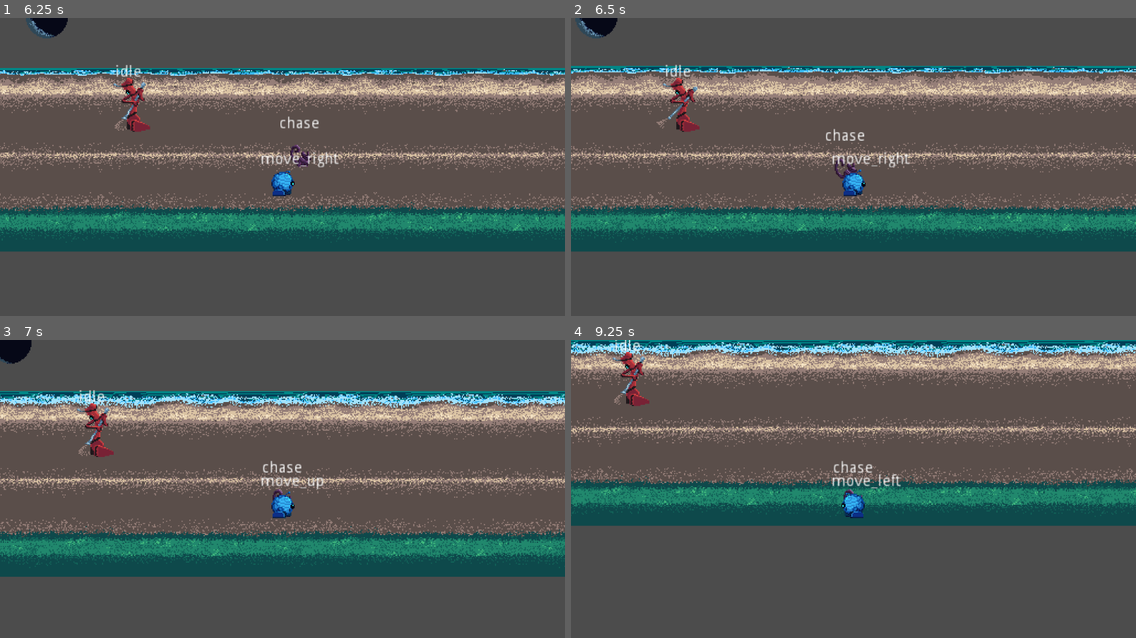
Above: before the commit, frames 1-4 (two rows, left to right).
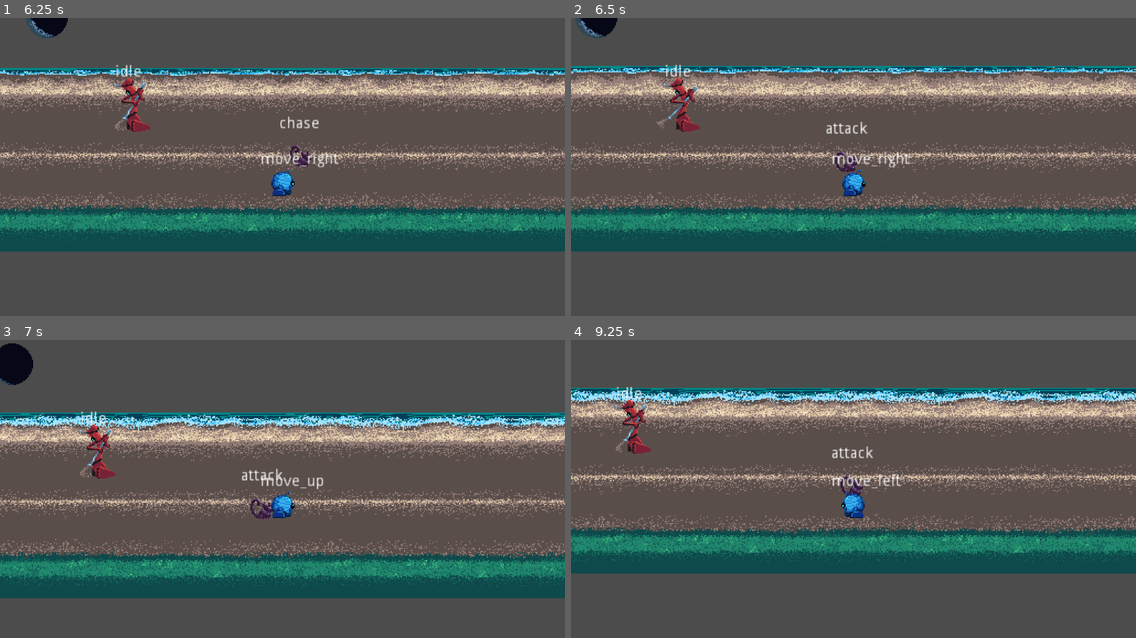
Above: after the commit, the same moments.

Repository: GeekzGamingz/Myunjoule
Game: Godot game, scene res://source/Levels/Level_Debug.tscn
The game is run twice, just before and just after one commit, with the same random seed, the same clock (stepped at 60 frames per second) and the same inputs.
Inputs:
- Up to frame 1 (6.25 s): hold D (move_right) 0.53-1.28 s; hold E (activate) 0.53-1.28 s; hold S (move_backward) 1.28-2.03 s; tap E (activate) every 1.5 s from 1.35 to 5.85 s; hold D (move_right) 2.03-2.78 s; hold E (activate) 2.03-2.78 s; hold W (move_forward) 2.78-3.53 s; hold E (activate) 3.53-4.28 s; hold A (move_left) 3.53-5.03 s; hold S (move_backward) 5.03-5.78 s; hold E (activate) 5.03-5.78 s; hold D (move_right) from 5.78 s (still down)
- Up to frame 2 (6.5 s): keep holding D (move_right)
- Up to frame 3 (7 s): release D (move_right) at 6.53 s; hold W (move_forward) from 6.53 s (still down); hold E (activate) from 6.53 s (still down)
- Up to frame 4 (9.25 s): release W (move_forward) at 7.28 s; release E (activate) at 7.28 s; hold D (move_right) 7.28-8.03 s; tap E (activate) at 7.35, 8.85 s; hold S (move_backward) 8.03-8.78 s; hold E (activate) 8.03-8.78 s; hold A (move_left) from 8.78 s (still down)

Frame 1 is identical in both runs. In frame 2, 0.4% of the frame differs, in the area x 45-53%, y 34-54%; in frame 3, 45%; in frame 4, 57%, in the area x 0-100%, y 0-79%.

Commit message:
Critter AI

Diff:
--- a/source/Actors/Actor.gd
+++ b/source/Actors/Actor.gd
@@ -9,7 +9,8 @@
 var walk_speed = 3.5 * Globals.TILE_SIZE
 var run_speed = 7 * Globals.TILE_SIZE
 var max_speed = walk_speed
-
+#-------------------------------------------------------------------------------------------------#
+#Exported Variables
 export(float, 0, 500, 0.01) var gravity           := 300.0
 export(float, 0, 1, 0.01)  var max_acceleration   := 0.5
 export(float, 0, 1, 0.01)  var acceleration_step  := 0.15
--- a/source/Actors/Critter/Critter.gd
+++ b/source/Actors/Critter/Critter.gd
@@ -3,12 +3,16 @@
 #-------------------------------------------------------------------------------------------------#
 #Variables
 var player = null
+var rng = RandomNumberGenerator.new()
 #Bool Variables
 var player_inSight = false
+var player_inThreat = false
 #OnReady Variables
 onready var spritePlayer = $AnimationPlayers/SpritePlayer
 onready var fxPlayer = $AnimationPlayers/EffectsPlayer
-onready var idleTimer: Timer = $idleTimer
+onready var idleTimer: Timer = $Timers/idleTimer
+onready var attackTimer: Timer = $Timers/attackTimer
+
 #-------------------------------------------------------------------------------------------------#
 #Ready
 func _ready() -> void:
@@ -18,9 +22,17 @@
 func apply_gravity(delta):
 	motion.y += gravity * delta
 #Applies Movement
-func apply_movement():
+func apply_movementChase():
 	var distance = Vector2(get_child(0).player_xDistance, get_child(0).player_yDistance)
 	motion = lerp(motion, distance.normalized() * 50, 0.3)
+	motion = move_and_slide(motion, Vector2.UP)
+func apply_movementWalk():
+	rng.randomize()
+	var rngDistance1 = rng.randf_range(-50, 50)
+	rng.randomize()
+	var rngDistance2 = rng.randf_range(-50, 50)
+	var distance = Vector2(rngDistance1, rngDistance2)
+	motion = lerp(motion, distance.normalized() * 100, 0.3)
 	motion = move_and_slide(motion, Vector2.UP)
 #-------------------------------------------------------------------------------------------------#
 #Sight
@@ -33,6 +45,14 @@
 func _on_Sight_area_exited(area: Area2D) -> void:
 	if area.name == "PlayerArea":
 		player_inSight = false
+func _on_Threat_area_entered(area: Area2D) -> void:
+	if area.name == "PlayerArea":
+		player = area.get_parent()
+		player_inThreat = true
+#Out of Sight
+func _on_Threat_area_exited(area: Area2D) -> void:
+	if area.name == "PlayerArea":
+		player_inThreat = false
 #-------------------------------------------------------------------------------------------------#
 #Attack
 func attackEnable():
--- a/source/Actors/Critter/Critter.tscn
+++ b/source/Actors/Critter/Critter.tscn
@@ -184,7 +184,6 @@
 radius = 105.005
 
 [sub_resource type="CircleShape2D" id=11]
-radius = 5.38516
 
 [node name="Critter" type="KinematicBody2D" groups=["POI"]]
 script = ExtResource( 3 )
@@ -236,13 +235,20 @@
 
 [node name="CollisionShape2D" type="CollisionShape2D" parent="Threat"]
 modulate = Color( 1, 0, 0, 1 )
-position = Vector2( 10, 0 )
 shape = SubResource( 11 )
 disabled = true
 
-[node name="idleTimer" type="Timer" parent="."]
+[node name="Timers" type="Node2D" parent="."]
+
+[node name="idleTimer" type="Timer" parent="Timers"]
 wait_time = 3.2
 one_shot = true
 
+[node name="attackTimer" type="Timer" parent="Timers"]
+wait_time = 1.6
+one_shot = true
+
 [connection signal="area_entered" from="Sight" to="." method="_on_Sight_area_entered"]
 [connection signal="area_exited" from="Sight" to="." method="_on_Sight_area_exited"]
+[connection signal="area_entered" from="Threat" to="." method="_on_Threat_area_entered"]
+[connection signal="area_exited" from="Threat" to="." method="_on_Threat_area_exited"]
--- a/source/Actors/Critter/CritterFSM.gd
+++ b/source/Actors/Critter/CritterFSM.gd
@@ -23,11 +23,12 @@
 	if parent.player != null:
 		player_xDistance = (parent.player.position.x - parent.position.x)
 		player_yDistance = (parent.player.position.y - parent.position.y)
+		print("X :", player_xDistance, "Y: ", player_yDistance)
 #-------------------------------------------------------------------------------------------------#
 #State Logistics
 func stateLogic(delta):
-	if [states.chase].has(state):
-		parent.apply_movement()
+	if [states.chase].has(state): parent.apply_movementChase()
+	if [states.walk].has(state): parent.apply_movementWalk()
 #	parent.apply_gravity(delta)
 #State Transitions
 # warning-ignore:unused_argument
@@ -37,11 +38,11 @@
 			states.idle:
 				if parent.player_inSight: return states.chase
 				if parent.idleTimer.is_stopped(): return states.walk
-			states.walk:
-				if parent.idleTimer.is_stopped(): return states.idle
+			states.walk: if parent.idleTimer.is_stopped(): return states.idle
 			states.chase:
 				if !parent.player_inSight: return states.idle
-			states.attack: pass
+				if parent.player_inThreat: return states.attack
+			states.attack: if parent.attackTimer.is_stopped(): return states.idle
 #Enter State
 # warning-ignore:unused_argument
 func stateEnter(newState, oldState):
@@ -55,6 +56,7 @@
 		states.chase:
 			parent.spritePlayer.play("chase")
 		states.attack:
+			parent.attackTimer.start()
 			parent.spritePlayer.play("attack")
 			attacking = true
 			yield(parent.spritePlayer, "animation_finished")
@@ -65,5 +67,4 @@
 func stateExit(oldState, newState):
 	match(oldState):
 		states.walk, states.chase:
-			print("Exiting.")
 			parent.motion = Vector2.ZERO
Binary file added: assets/Objects/Gadgets/alertdrone-Sheet.png
Not shown, added: assets/Objects/Gadgets/alertdrone-Sheet.png.import
